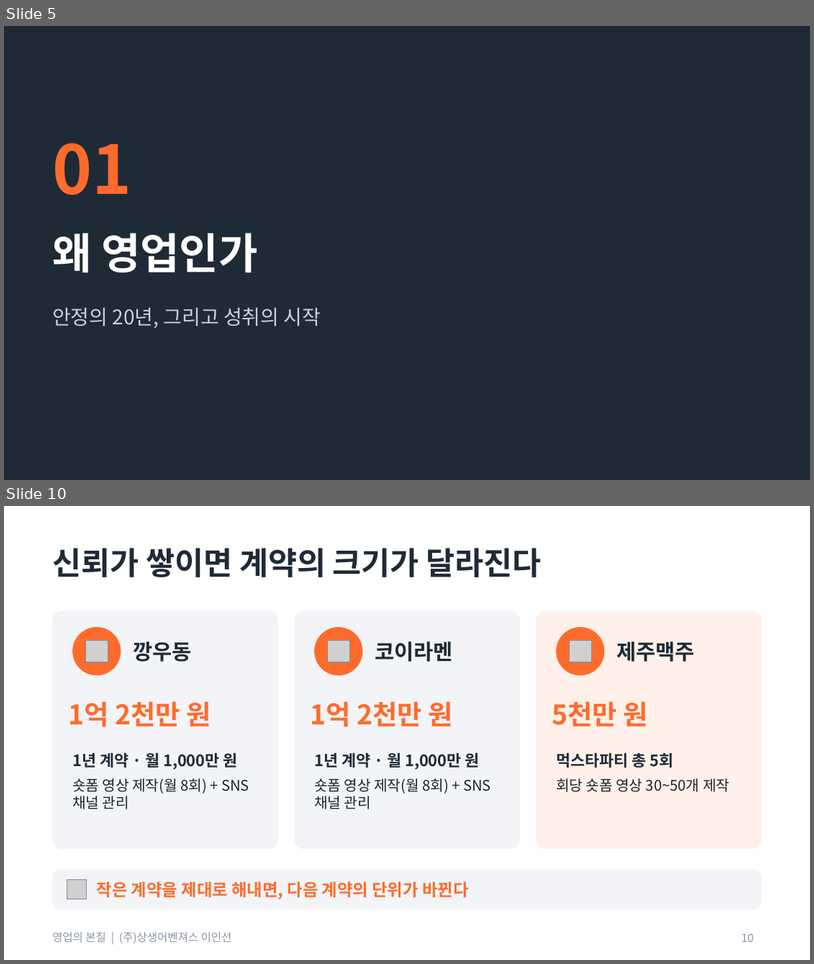
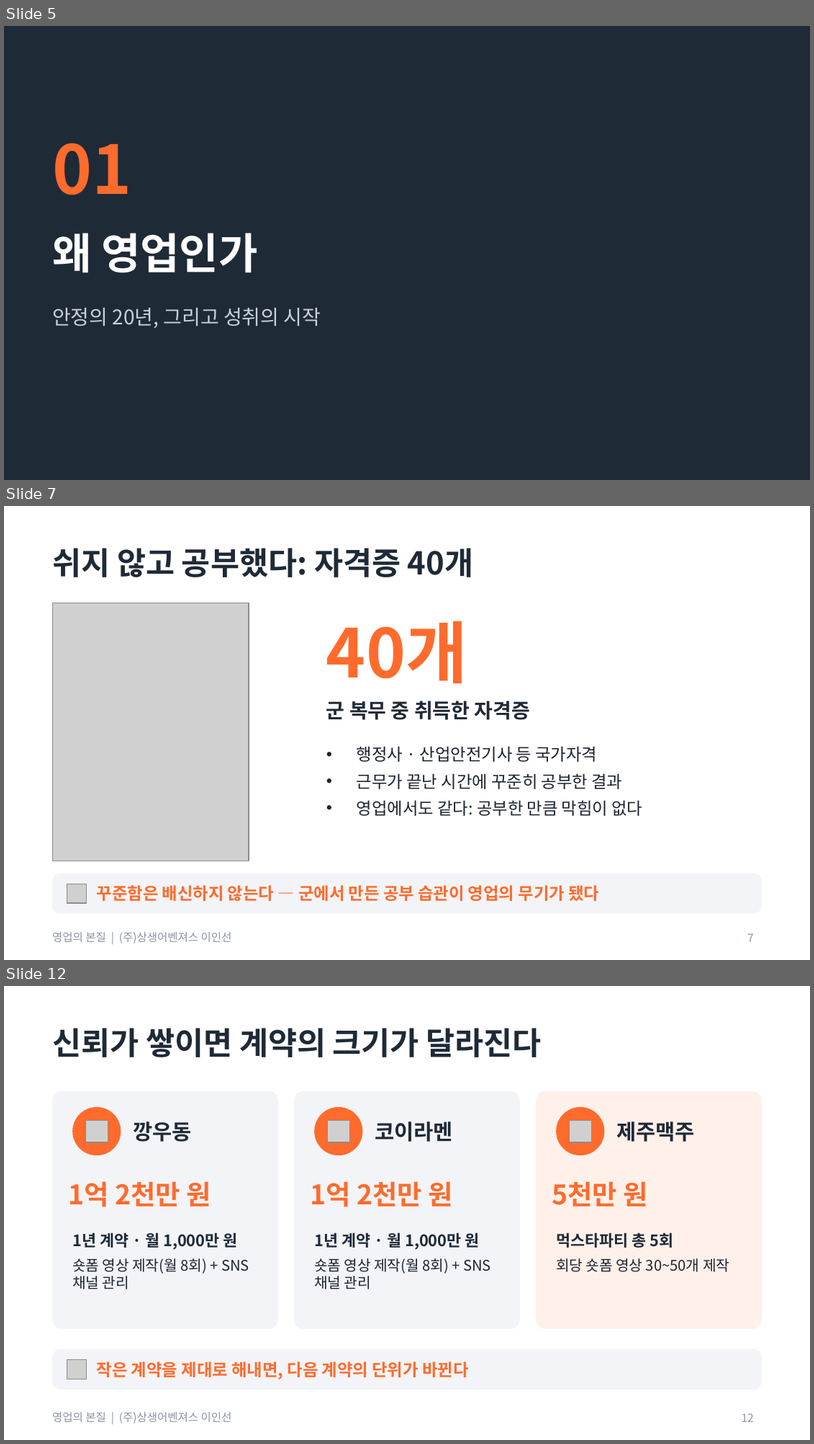
Before and after one commit to aspirinx79-crypto/cmo, a slide deck: docs/sales/영업의_본질_교육자료.pptx. Shown one above the other, each under a label of ours: slides 5 and 10 before the commit, slides 5, 7 and 12 after it; the slides between them are not shown. The pictures are 814x964 and 814x1444 pixels, drawn with LibreOffice and Linux fonts; fonts in the diff are those of the drawing; grey boxes stand for pictures. Boxes give left, top, right and bottom in pixels: in the first picture for what was removed or moved away, otherwise in the second. Text is boxed around its words. In the diff, an @@ line names an element or a change of style, - is before the commit and + after.

```diff
--- a/docs/sales/영업의_본질_교육자료.pptx
+++ b/docs/sales/영업의_본질_교육자료.pptx
@@ slide 7 added at [4, 506, 810, 960], background #FFFFFF; not listed: 1 template element that a slide beside it also shows @@
@@ title added at [52, 548, 473, 577], 28 pt, text #1F2A37, bold @@
+쉬지 않고 공부했다: 자격증 40개
@@ picture added at [52, 602, 249, 861] @@
@@ text added at [327, 620, 468, 684], 60 pt, text #FF6B2C, bold @@
+40개
@@ text added at [327, 700, 530, 720], 18 pt, text #1F2A37, bold @@
+군 복무 중 취득한 자격증
@@ text added at [357, 746, 643, 816], 15 pt, text #1C2430 @@
+• 행정사 · 산업안전기사 등 국가자격
+• 근무가 끝난 시간에 꾸준히 공부한 결과
+• 영업에서도 같다: 공부한 만큼 막힘이 없다
@@ rounded rectangle added at [52, 873, 762, 914], fill #F2F4F7 @@
@@ picture added at [67, 883, 86, 903] @@
@@ text added at [97, 885, 599, 901], 15 pt, text #FF6B2C, bold @@
+꾸준함은 배신하지 않는다 — 군에서 만든 공부 습관이 영업의 무기가 됐다
@@ page number added at [748, 933, 754, 942], 10 pt, text #8A94A6 @@
+7
@@ what was slide 10 is now slide 12 @@
@@ page number at [742, 1413, 754, 1422]: text changed @@
-10
+12
```
Also in this commit, not shown: 6 slides changed, 1 other slide added, 9 other files.
